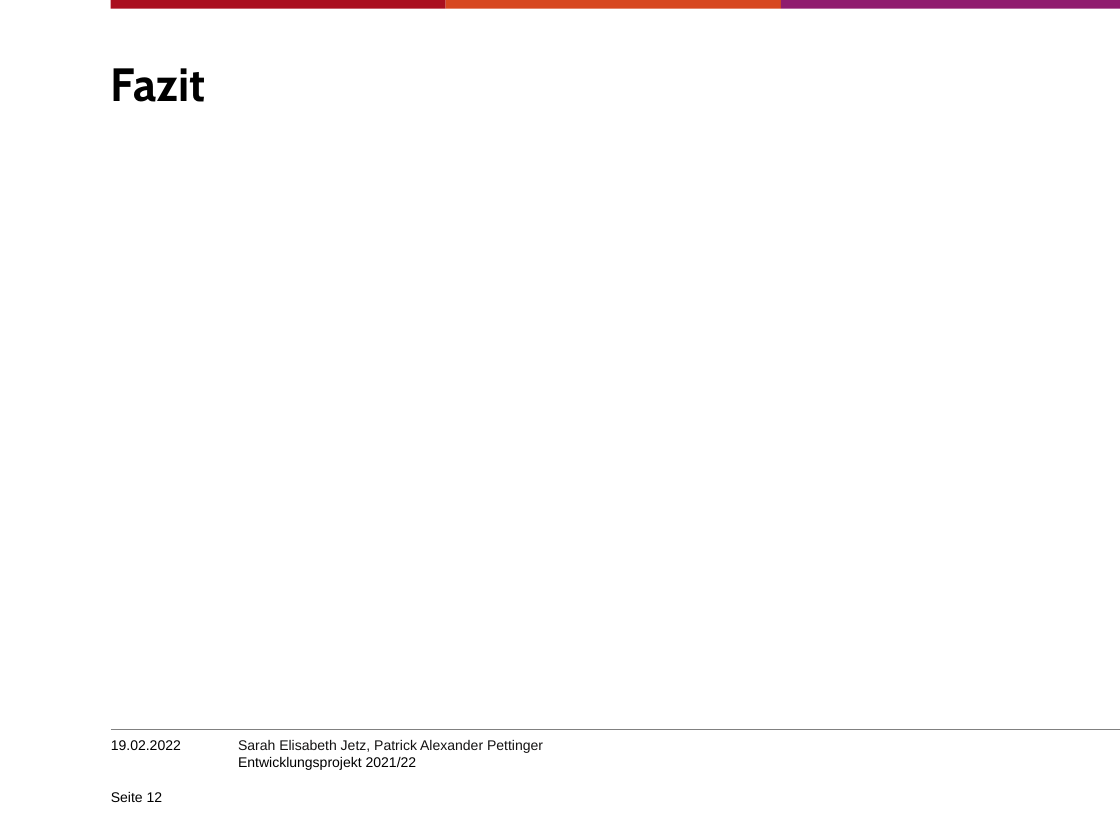
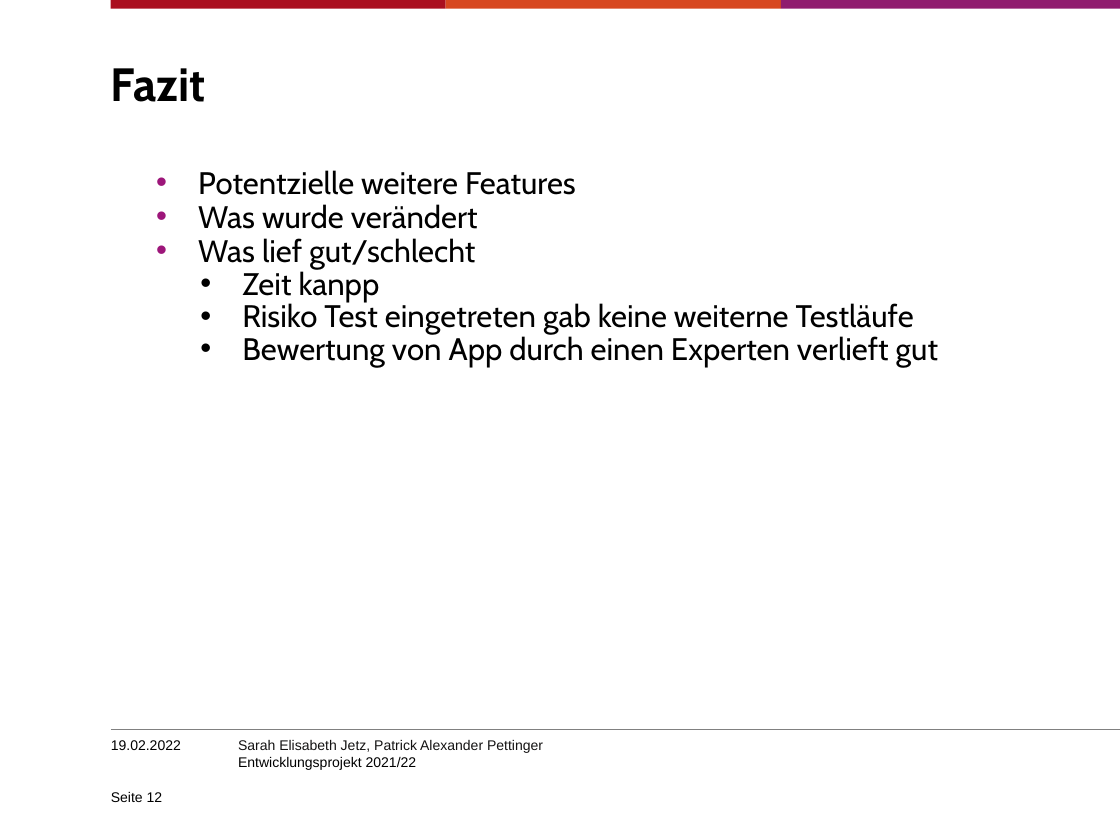
Before and after one commit to SJetz/EPWS2122JetzPettinger, a slide deck: slide 12 of Artefakte/Audit 4/Entwicklungsprojekt202122_PettingerJetz.pptx. Drawn at 1120x840 pixels with LibreOffice and Linux fonts; fonts in the diff are those of the drawing; background and template pictures are left out. Boxes give left, top, right and bottom in pixels: in the first picture for what was removed or moved away, otherwise in the second. Text is boxed around its words. In the diff, an @@ line names an element or a change of style, - is before the commit and + after.

Commit message:
Audit 4 PPP

```diff
--- a/Artefakte/Audit 4/Entwicklungsprojekt202122_PettingerJetz.pptx
+++ b/Artefakte/Audit 4/Entwicklungsprojekt202122_PettingerJetz.pptx
@@ text added at box(198, 170, 938, 368), 20 pt, text #000000 @@
+      • Potentzielle weitere Features
+      • Was wurde verändert
+      • Was lief gut/schlecht
+        • Zeit kanpp
+        • Risiko Test eingetreten gab keine weiterne Testläufe
+        • Bewertung von App durch einen Experten verlieft gut
```
